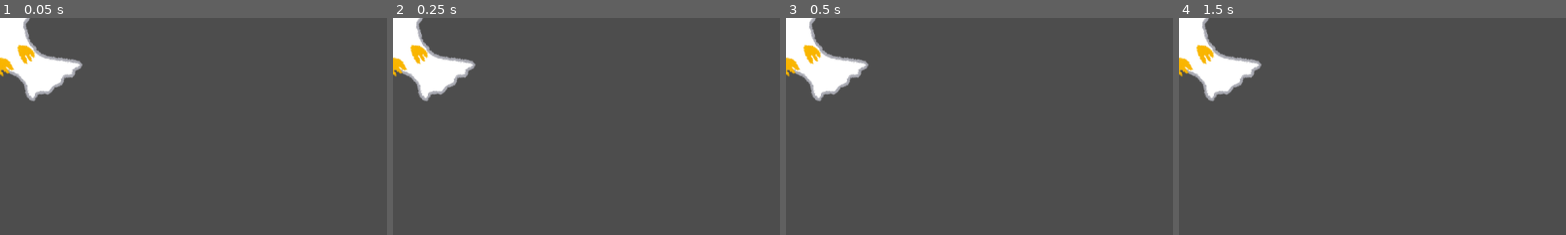
Above: before the commit, frames 1-4 (left to right).
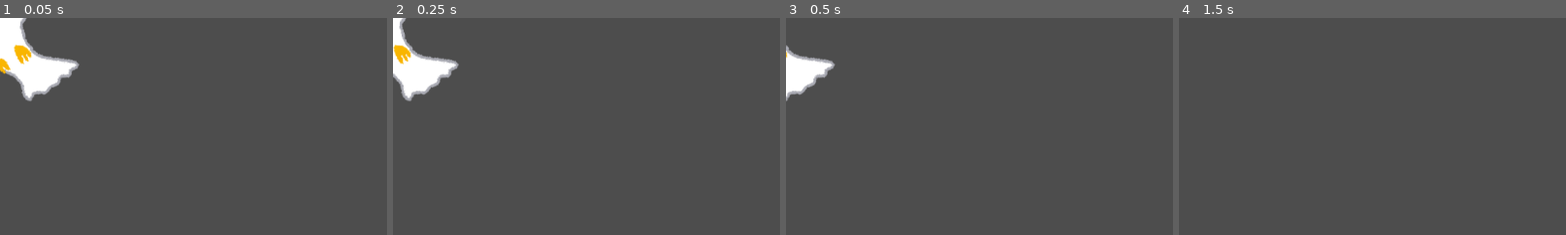
Above: after the commit, the same moments.

Repository: Tyrannicodin/crab-castle
Game: Godot game, scene res://game/enemies/Seagull.tscn
The game is run twice, just before and just after one commit, with the same random seed, the same clock (stepped at 60 frames per second) and the same inputs. This scene is started directly instead of the project's main scene.
Inputs:
- Up to frame 1 (0.05 s): no input
- Up to frame 2 (0.25 s): no input
- Up to frame 3 (0.5 s): no input
- Up to frame 4 (1.5 s): tap Enter at 1.25 s
The pictures show only the part of the screen within x 0-50%, y 0-50%; the shares and areas given below are measured in that part.

The runs differ from the first frame. In frame 1, 1.4% of the frame differs, in the area x 0-22%, y 0-39%; in frame 2, 3.3%; in frame 3, 4.1%; in frame 4, 4.1%.

Commit message:
add seagull speed

Diff:
--- a/game/enemies/Seagull.tscn
+++ b/game/enemies/Seagull.tscn
@@ -7,5 +7,5 @@
 texture = ExtResource("1_p5qvc")
 script = ExtResource("2_xy0jy")
 display_name = "Seagull"
-speed = 10
+speed = 100
 health = 100
--- a/game/enemy.gd
+++ b/game/enemy.gd
@@ -4,3 +4,6 @@
 @export var display_name: String
 @export var speed: int
 @export var health: int
+
+func _process(delta: float) -> void:
+	self.position.x -= delta * speed
--- a/game/game.gd
+++ b/game/game.gd
@@ -1,4 +1,13 @@
 extends Node2D
 
-var rooms = [
-]
+
+func spawn_enemy():
+	# This will be what layer of the tower the enemy
+	# spawns on once thats possible
+	var layer = 1
+	var seagull: Enemy = load("res://game/enemies/Seagull.tscn").instantiate()
+	$EnemySpawnPoint.add_child(seagull)
+	print(seagull.global_position)
+
+func _ready() -> void:
+	spawn_enemy()
--- a/game/game.tscn
+++ b/game/game.tscn
@@ -96,7 +96,7 @@
 anchor_mode = 0
 
 [node name="Tower" type="Node2D" parent="."]
-position = Vector2(148, 489)
+position = Vector2(148, 323)
 scale = Vector2(0.342141, 0.342141)
 
 [node name="Room1" parent="Tower" instance=ExtResource("8_l8g03")]
@@ -131,5 +131,8 @@
 }
 autoplay = "on_start"
 
+[node name="EnemySpawnPoint" type="Node2D" parent="."]
+position = Vector2(428, 296)
+
 [connection signal="pressed" from="Button" to="Button" method="on_pressed"]
 [connection signal="pressed" from="Button2" to="Button2" method="on_pressed"]
